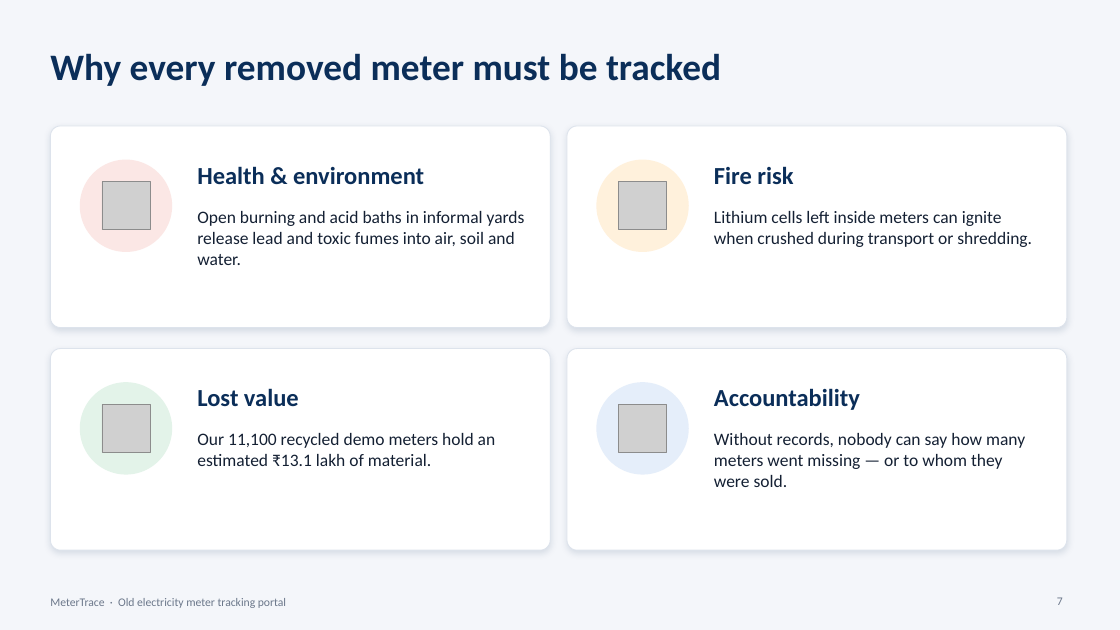
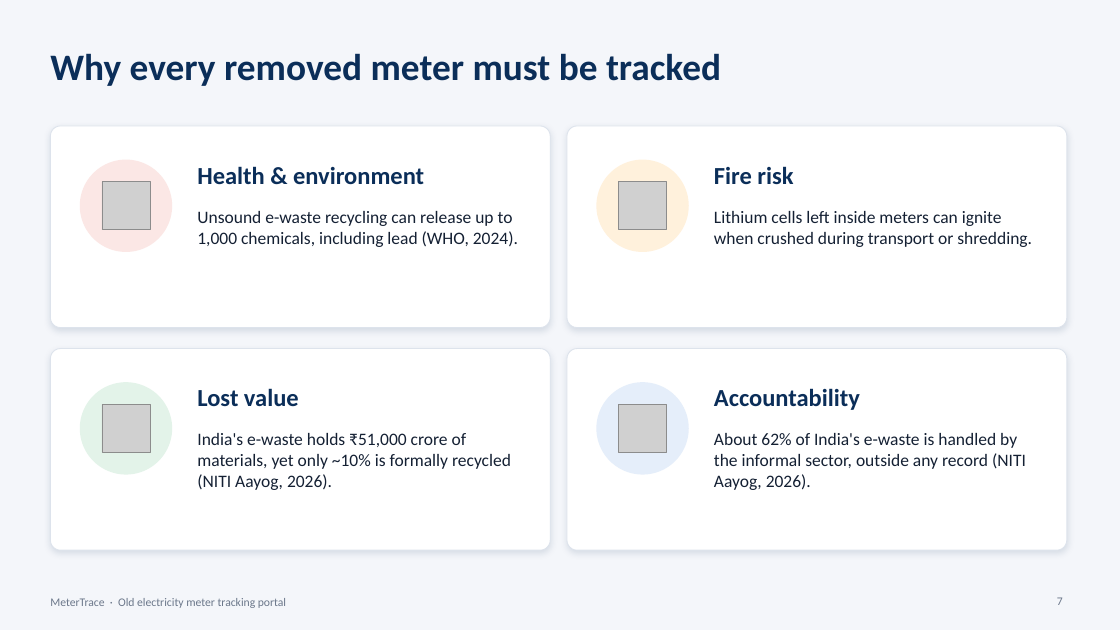
Before and after one commit to Prasathn01/metertrace, a slide deck: slide 7 of presentation/MeterTrace-Presentation.pptx. Drawn at 1120x630 pixels with LibreOffice and Linux fonts; fonts in the diff are those of the drawing; grey boxes stand for pictures. Boxes give left, top, right and bottom in pixels: in the first picture for what was removed or moved away, otherwise in the second. Text is boxed around its words. In the diff, an @@ line names an element or a change of style, - is before the commit and + after.

Commit message:
Presentation: add official meter and e-waste data to opening slides
Slide 2 uses Ministry of Power figures (Rajya Sabha Q.943, 27 Jul 2026): 20.33 crore sanctioned, 7.24 crore installed, 31 Mar 2028 sunset. Slide 7 cites WHO 2024 and NITI Aayog 2026 figures.

```diff
--- a/presentation/MeterTrace-Presentation.pptx
+++ b/presentation/MeterTrace-Presentation.pptx
@@ text at [197, 211, 518, 247]: text changed @@
-Open burning and acid baths in informal yards release lead and toxic fumes into air, soil and water.
+Unsound e-waste recycling can release up to 1,000 chemicals, including lead (WHO, 2024).
@@ text at [197, 433, 511, 490]: text changed @@
-Our 11,100 recycled demo meters hold an estimated ₹13.1 lakh of material.
+India's e-waste holds ₹51,000 crore of materials, yet only ~10% is formally recycled (NITI Aayog, 2026).
@@ text at [714, 433, 1026, 490]: text changed @@
-Without records, nobody can say how many meters went missing — or to whom they were sold.
+About 62% of India's e-waste is handled by the informal sector, outside any record (NITI Aayog, 2026).
```
Also in this commit, not shown: 1 other slide changed.
